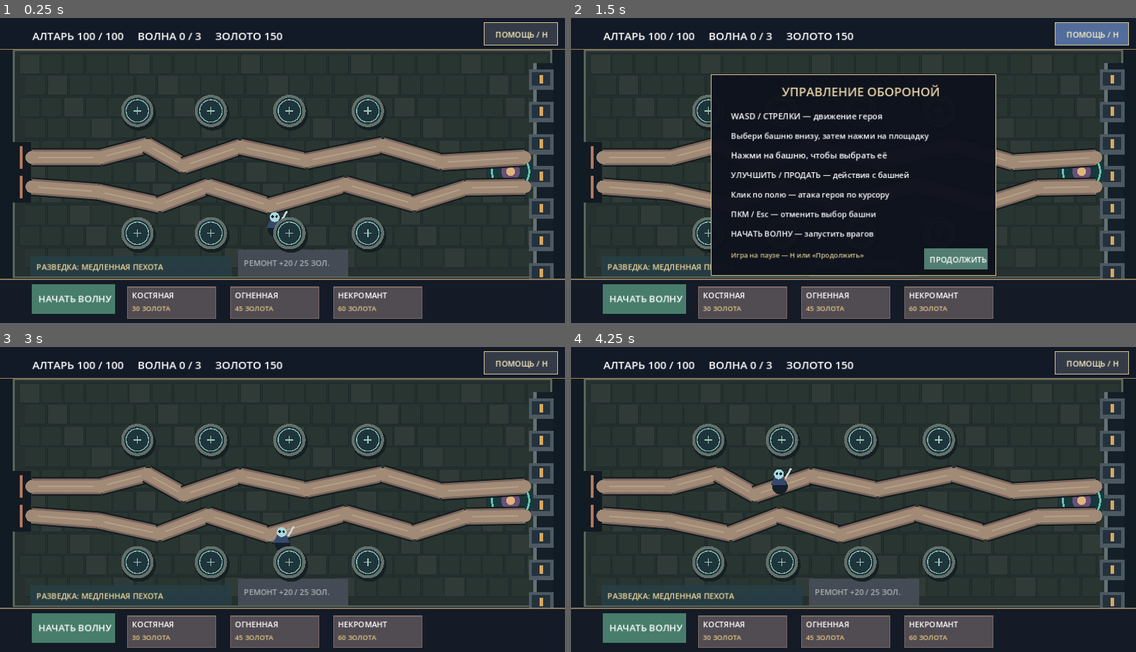
Above: before the commit, frames 1-4 (two rows, left to right).
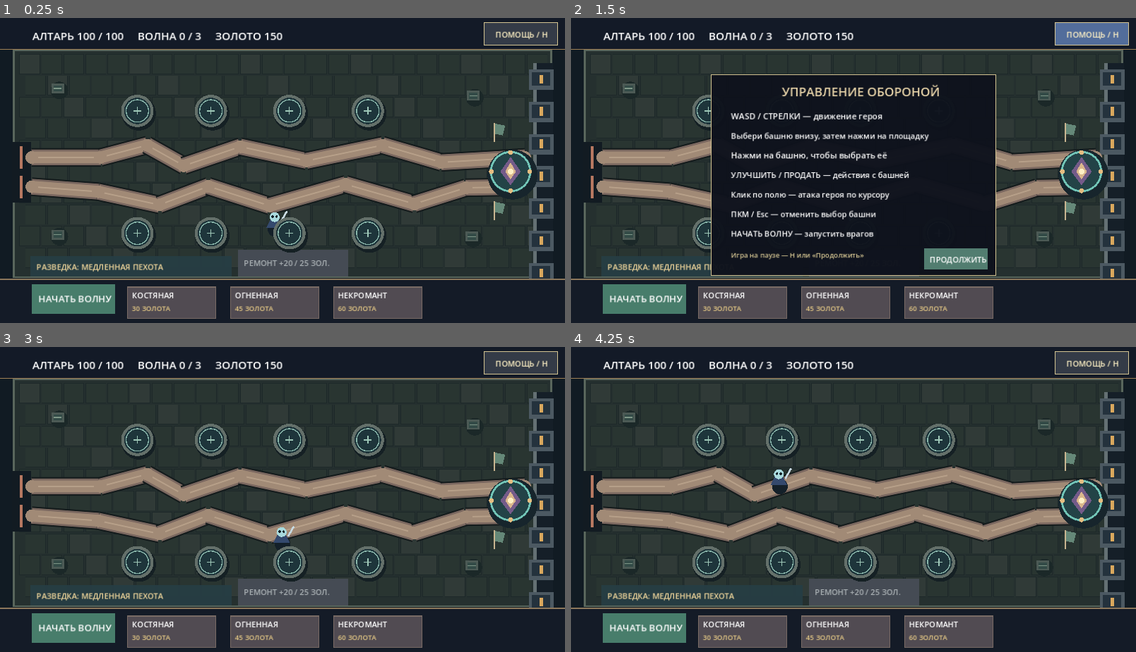
Above: after the commit, the same moments.

Repository: DoctorStrangeSH/Last-Ritual
Game: Godot game, scene res://scenes/topdown_td_prototype.tscn
The game is run twice, just before and just after one commit, with the same random seed, the same clock (stepped at 60 frames per second) and the same inputs. This scene is started directly instead of the project's main scene.
Inputs (mouse positions are in pixels of both pictures, inside the frame that each line leads up to):
- Up to frame 1 (0.25 s): no input
- Up to frame 2 (1.5 s): tap Enter at 0.5 s; move the mouse to (977, 161) at 0.52 s; hold Right (ui_right) 0.53-1.28 s; tap H at 0.6 s; click (977, 161) at 0.67 s; tap Space at 0.77, 1.25 s; move the mouse to (740, 191) at 1.27 s; hold Down (ui_down) from 1.28 s (still down); tap E at 1.35 s
- Up to frame 3 (3 s): tap Space at 1.52, 2.75 s; tap Enter at 2 s; move the mouse to (339, 435) at 2.02 s; release Down (ui_down) at 2.03 s; hold Right (ui_right) 2.03-2.78 s; tap R at 2.1 s; move the mouse to (254, 569) at 2.77 s; hold Up (ui_up) from 2.78 s (still down); tap H at 2.85 s; click (254, 569) at 2.92 s
- Up to frame 4 (4.25 s): tap Space at 3.02, 3.77 s; move the mouse to (1023, 554) at 3.52 s; release Up (ui_up) at 3.53 s; hold Left (ui_left) from 3.53 s (still down); tap E at 3.6 s

The runs differ from the first frame. In frame 1, 1.1% of the frame differs, in the area x 9-95%, y 21-74%; in frame 2, 1.1%; in frame 3, 1.1%; in frame 4, 1.1%.

Commit message:
art(td2): combine upgraded towers with layered fortress and altar artwork

Diff:
--- a/scripts/topdown_td_prototype.gd
+++ b/scripts/topdown_td_prototype.gd
@@ -708,15 +708,36 @@
     for entry_y in [285.0, 345.0]:
         draw_rect(Rect2(24, entry_y - 32.0, 40, 64), Color("#121b22"))
         draw_rect(Rect2(40, entry_y - 23.0, 6, 46), Color("#b67861"))
-    # Алтарь: подлинная цель нападения, видимая на карте.
-    draw_circle(Vector2(1041, 314), 47.0, Color("#18383c"))
-    draw_arc(Vector2(1041, 314), 38.0, 0.0, TAU, 48, Color("#6ac4b2"), 4.0)
-    draw_circle(Vector2(1041, 314), 19.0, Color("#6b4f78"))
-    draw_circle(Vector2(1041, 314), 9.0, Color("#e1b57e"))
     draw_rect(Rect2(0, 0, 1152, 64), Color("#131a27"))
     draw_line(Vector2(0, 64), Vector2(1152, 64), Color("#a08157"), 2.0)
     draw_rect(Rect2(0, 534, 1152, 114), Color("#141b27"))
     draw_line(Vector2(0, 534), Vector2(1152, 534), Color("#8c775b"), 2.0)
+
+func fortress_altar_center() -> Vector2:
+    return Vector2(1041, 314)
+
+func draw_fortress_atmosphere() -> void:
+    # Quiet environmental accents are placed away from build pads and both lanes.
+    for corner in [Vector2(118, 144), Vector2(965, 159), Vector2(118, 443), Vector2(962, 447)]:
+        draw_circle(corner + Vector2(3, 4), 18.0, Color("#1b2828"))
+        draw_rect(Rect2(corner + Vector2(-13, -10), Vector2(26, 20)), Color("#4c5a55"))
+        draw_rect(Rect2(corner + Vector2(-9, -6), Vector2(18, 12)), Color("#334b47"))
+        draw_line(corner + Vector2(-8, 0), corner + Vector2(8, 0), Color("#7e9787"), 2.0)
+    # Tiny banners beside the eastern gate identify the defended side.
+    for banner_y in [230.0, 390.0]:
+        draw_line(Vector2(1008, banner_y - 16), Vector2(1008, banner_y + 23), Color("#c9b590"), 3.0)
+        draw_colored_polygon(PackedVector2Array([Vector2(1010, banner_y - 14), Vector2(1030, banner_y - 10), Vector2(1025, banner_y + 10), Vector2(1010, banner_y + 7)]), Color("#658878"))
+    # The altar is painted AFTER roads, so the objective cannot disappear beneath them.
+    var center := fortress_altar_center()
+    draw_circle(center + Vector2(4, 6), 51.0, Color("#17252c"))
+    draw_circle(center, 43.0, Color("#234347"))
+    draw_arc(center, 40.0, 0.0, TAU, 48, Color("#72c5b7"), 4.0)
+    for angle in [0.0, PI / 2.0, PI, PI * 1.5]:
+        var point := center + Vector2(cos(angle), sin(angle)) * 39.0
+        draw_circle(point, 5.0, Color("#e4bd81"))
+    draw_colored_polygon(PackedVector2Array([center + Vector2(0, -30), center + Vector2(21, 0), center + Vector2(0, 28), center + Vector2(-21, 0)]), Color("#745b89"))
+    draw_colored_polygon(PackedVector2Array([center + Vector2(0, -19), center + Vector2(11, 0), center + Vector2(0, 16), center + Vector2(-11, 0)]), Color("#d9b78c"))
+    draw_circle(center, 6.0, Color("#fff0c5"))
 
 func draw_fortress_road(path: Array) -> void:
     for index in range(path.size() - 1):
@@ -879,6 +900,7 @@
         draw_string(ThemeDB.fallback_font, Vector2(74, 515), upcoming_wave_summary(), HORIZONTAL_ALIGNMENT_LEFT, -1, 16, Color("#f2d89c"))
     for path in PATHS:
         draw_fortress_road(path)
+    draw_fortress_atmosphere()
     for enemy in enemies:
         if enemy["delay"] <= 0.0:
             if enemy.get("role", "") == "boss":
